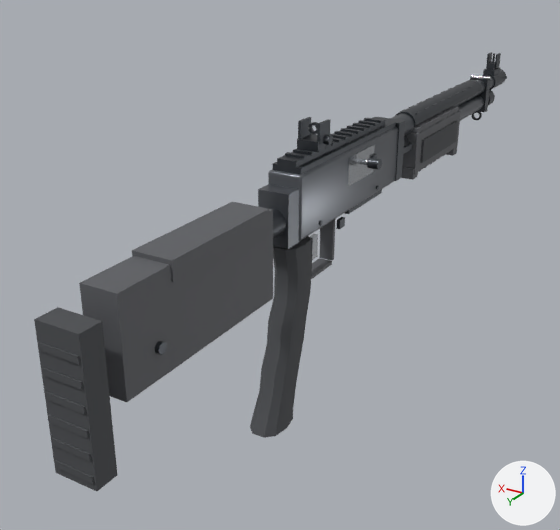
The glTF model aivilo/assets/guns/shotgun.glb: old version first, new version second.
Both versions are drawn from a 50 mm camera at (-0.37, 0.655, 0.331) aimed at (0.081, -0.098, -0.046). Lighting does not change. The marker at lower right points along +X, +Y and +Z. The older version comes first. Vertices at exactly the same position are counted once.

Objects in the first picture: 'body' and 1 more.
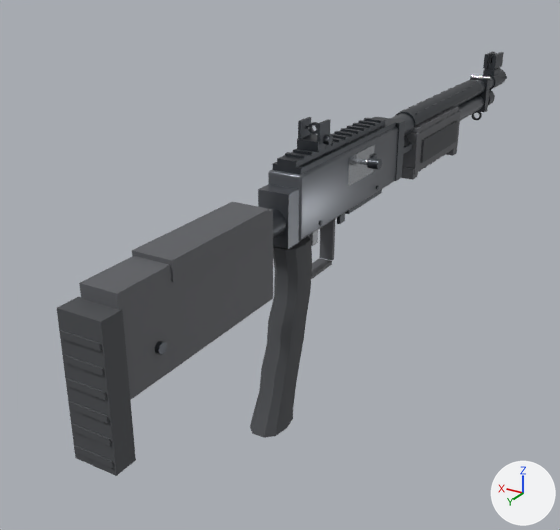
Changed parts and their boxes [x1, y1, x2, y2] in the pictures (560 x 530 px; the box of a moved part takes in the faces that stretch with it):
'body', reshaped
    before: [34, 52, 507, 491]
    after: [57, 52, 507, 476]
part 1 of me_body, moved or reshaped
    before: [336, 217, 345, 229]
    after: [337, 213, 345, 224]
part 2 of me_body, added
    after: [483, 52, 495, 69]
part 3 of me_body, added
    after: [492, 52, 504, 69]
part 4 of me_body, moved or reshaped
    before: [309, 234, 318, 260]
    after: [309, 230, 318, 246]
part 5 of me_body, moved or reshaped
    before: [34, 307, 117, 491]
    after: [57, 297, 136, 476]
part 6 of me_body, moved or reshaped
    before: [54, 460, 94, 484]
    after: [74, 445, 114, 468]
part 7 of me_body, moved or reshaped
    before: [51, 437, 91, 461]
    after: [72, 423, 111, 446]
part 8 of me_body, moved or reshaped
    before: [48, 414, 89, 438]
    after: [69, 401, 109, 424]
part 9 of me_body, moved or reshaped
    before: [45, 391, 86, 414]
    after: [66, 378, 107, 400]
part 10 of me_body, moved or reshaped
    before: [41, 367, 83, 390]
    after: [63, 354, 104, 376]
part 11 of me_body, moved or reshaped
    before: [38, 342, 80, 365]
    after: [60, 330, 102, 351]
part 12 of me_body, deleted
    before: [486, 52, 492, 65]
part 13 of me_body, deleted
    before: [495, 53, 501, 68]

The change in detail:
me_body is used by ob_body; location (0.0, 0.0, 0.0).
me_body had 1514 vertices, 2624 faces and spanned x -0.041..0.025, y -0.682..0.333, z -0.157..0.156.
me_body now has 1536 vertices, 2648 faces and spans x -0.041..0.025, y -0.682..0.313, z -0.157..0.156.
me_body part 1: the loose piece of 8 vertices spanning x -0.018..-0.014, y -0.071..-0.059, z 0.033..0.043 is moved by (0.0, 0.0, 0.006).
me_body part 2: a new loose piece, a box spanning x 0.0043..0.0097, y -0.6618..-0.6222, z 0.126..0.148, in mat_dark_iron (dark grey #51555a).
me_body part 3: a new loose piece, a box spanning x -0.0097..-0.0043, y -0.6618..-0.6222, z 0.126..0.148, in mat_dark_iron (dark grey #51555a).
me_body part 4: the loose piece of 8 vertices spanning x -0.002..0.002, y -0.038..-0.026, z 0.005..0.031 is moved by (0.0, 0.0, 0.016).
me_body part 5: the loose piece of 8 vertices spanning x -0.021..0.021, y 0.31..0.332, z -0.045..0.085 is moved by (0.0, -0.021, 0.0).
me_body part 6: the loose piece of 8 vertices spanning x -0.019..0.019, y 0.33..0.333, z -0.038..-0.032 is moved by (0.0, -0.021, 0.0).
me_body part 7: the loose piece of 8 vertices spanning x -0.019..0.019, y 0.33..0.333, z -0.018..-0.012 is moved by (0.0, -0.021, 0.0).
me_body part 8: the loose piece of 8 vertices spanning x -0.019..0.019, y 0.33..0.333, z 0.002..0.008 is moved by (0.0, -0.021, 0.0).
me_body part 9: the loose piece of 8 vertices spanning x -0.019..0.019, y 0.33..0.333, z 0.022..0.028 is moved by (0.0, -0.021, 0.0).
me_body part 10: the loose piece of 8 vertices spanning x -0.019..0.019, y 0.33..0.333, z 0.042..0.048 is moved by (0.0, -0.021, 0.0).
me_body part 11: the loose piece of 8 vertices spanning x -0.019..0.019, y 0.33..0.333, z 0.062..0.068 is moved by (0.0, -0.021, 0.0).
me_body part 12: the loose piece of 8 vertices spanning x 0.006..0.008, y -0.651..-0.633, z 0.126..0.148 is deleted.
me_body part 13: the loose piece of 8 vertices spanning x -0.008..-0.006, y -0.651..-0.633, z 0.126..0.148 is deleted.
Other edits to the shape of me_body do not show in these pictures.
